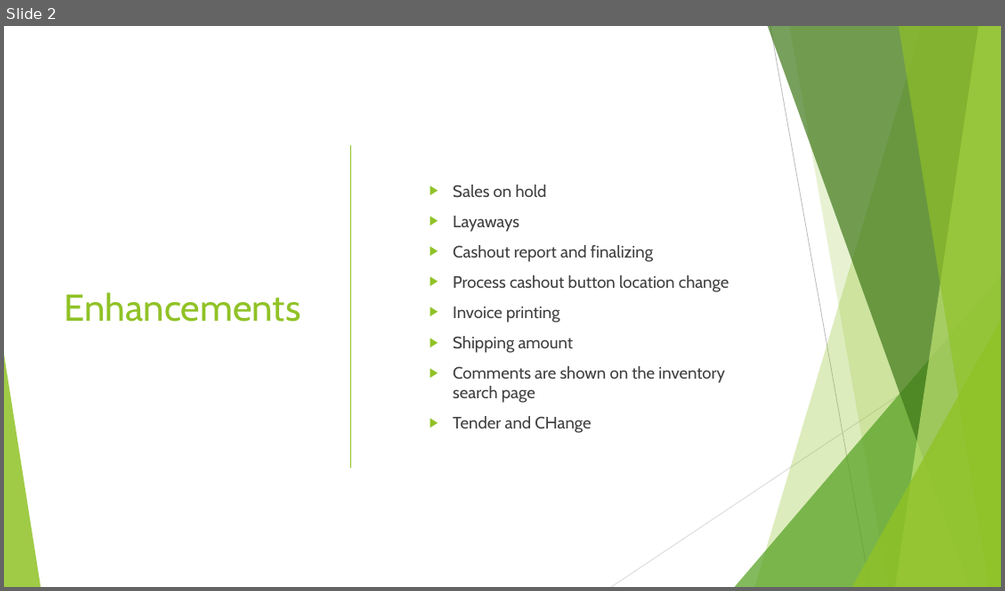
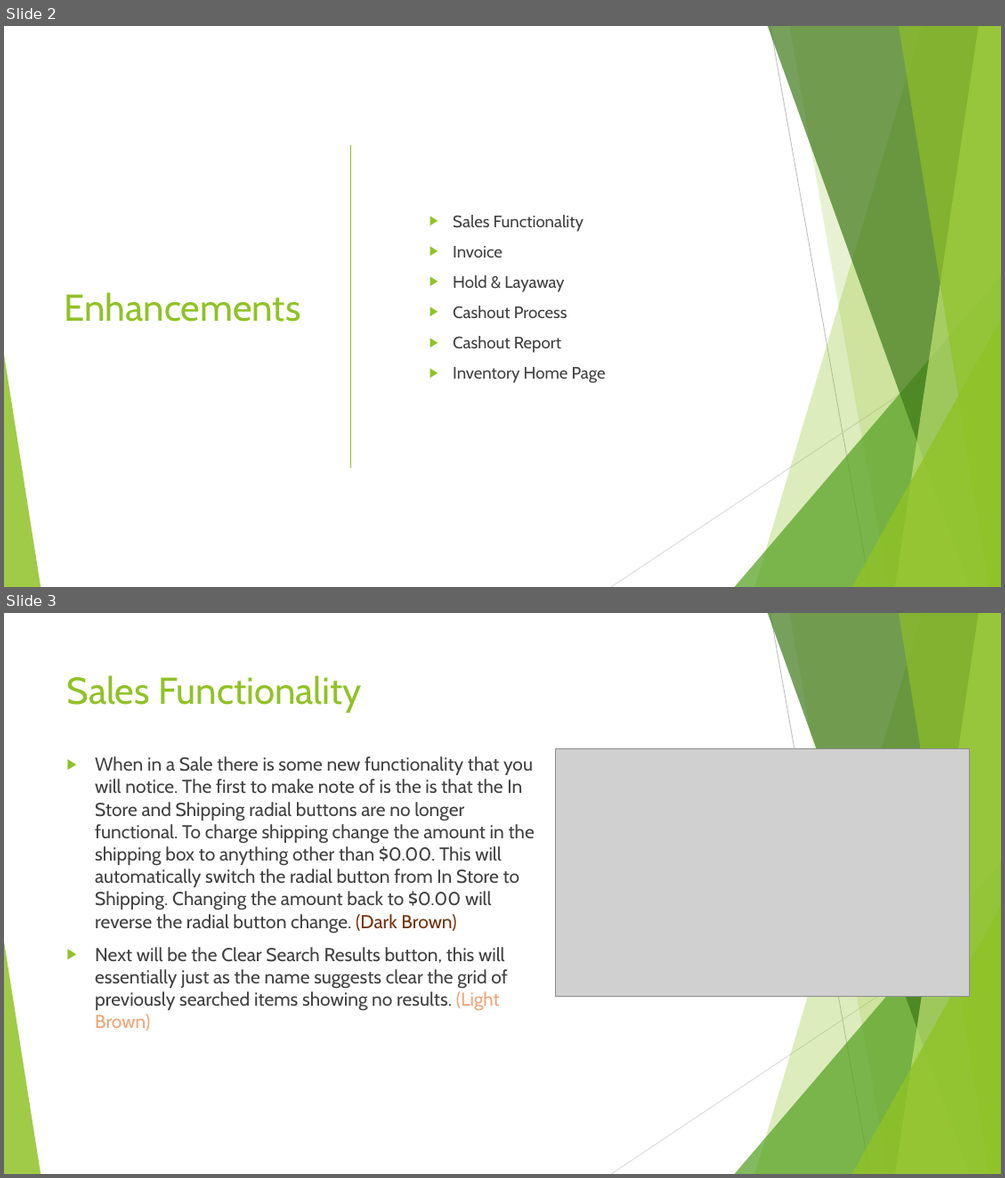
Before and after one commit to SweetSpotProShop/SweetSpot-Documentation, a slide deck: Release Powerpoints/V3.1.0.pptx. Shown one above the other, each under a label of ours: slide 2 before the commit, slides 2 and 3 after it. The pictures are 1005x591 and 1005x1178 pixels, drawn with LibreOffice and Linux fonts; fonts in the diff are those of the drawing; grey boxes stand for pictures. Boxes give left, top, right and bottom in pixels: in the first picture for what was removed or moved away, otherwise in the second. Text is boxed around its words. In the diff, an @@ line names an element or a change of style, - is before the commit and + after.

Commit message:
V3.1.0 - PowerPoint updated
-Updated the powerpoint for V3.1.0
-Temp Screenshots added

```diff
--- a/Release Powerpoints/V3.1.0.pptx
+++ b/Release Powerpoints/V3.1.0.pptx
@@ slide 3 added at (x1=4, y1=613, x2=1001, y2=1174), background #FFFFFF; not listed: 10 template elements that a slide beside it also shows @@
@@ title added at (x1=67, y1=675, x2=362, y2=713), 36 pt, text #90C226 @@
+Sales Functionality
@@ text added at (x1=95, y1=756, x2=534, y2=1030), 18 pt, text #404040 @@
+▶ When in a Sale there is some new functionality that you will notice. The first to make note of is the is that the In Store and Shipping radial buttons are no longer functional. To charge shipping change the amount in the shipping box to anything other than $0.00. This will automatically switch the radial button from In Store to Shipping. Changing the amount back to $0.00 will reverse the radial button change. (Dark Brown)
+▶ Next will be the Clear Search Results button, this will essentially just as the name suggests clear the grid of previously searched items showing no results. (Light Brown)
@@ picture added at (x1=555, y1=749, x2=970, y2=997) @@
@@ slide 2 changed as well @@
@@ text at (x1=453, y1=215, x2=606, y2=383): text changed @@
-  ▶ Sales on hold
-  ▶ Layaways
-  ▶ Cashout report and finalizing
-  ▶ Process cashout button location change
-  ▶ Invoice printing
-  ▶ Shipping amount
-  ▶ Comments are shown on the inventory search page
-  ▶ Tender and CHange
+  ▶ Sales Functionality
+  ▶ Invoice
+  ▶ Hold & Layaway
+  ▶ Cashout Process
+  ▶ Cashout Report
+  ▶ Inventory Home Page
```
Also in this commit, not shown: 6 other slides changed, 4 other slides added, 4 slides removed, 9 other files.
